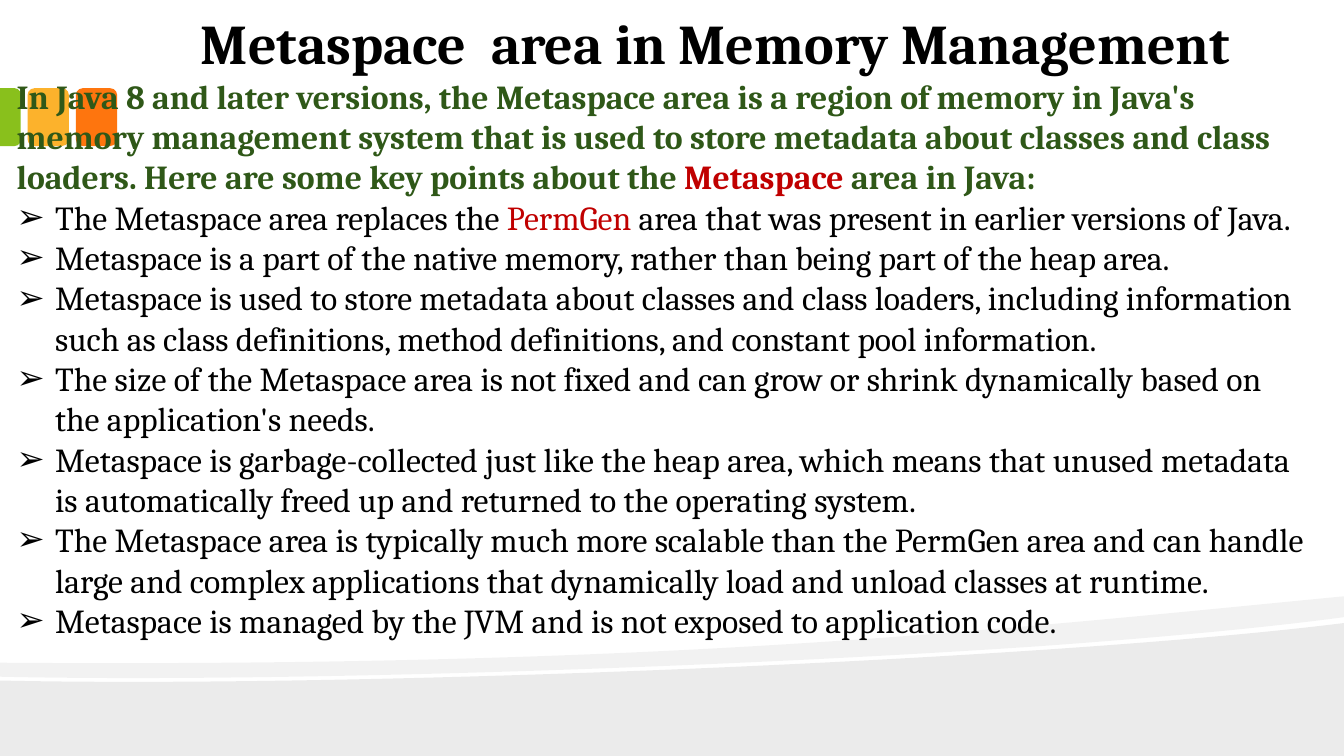
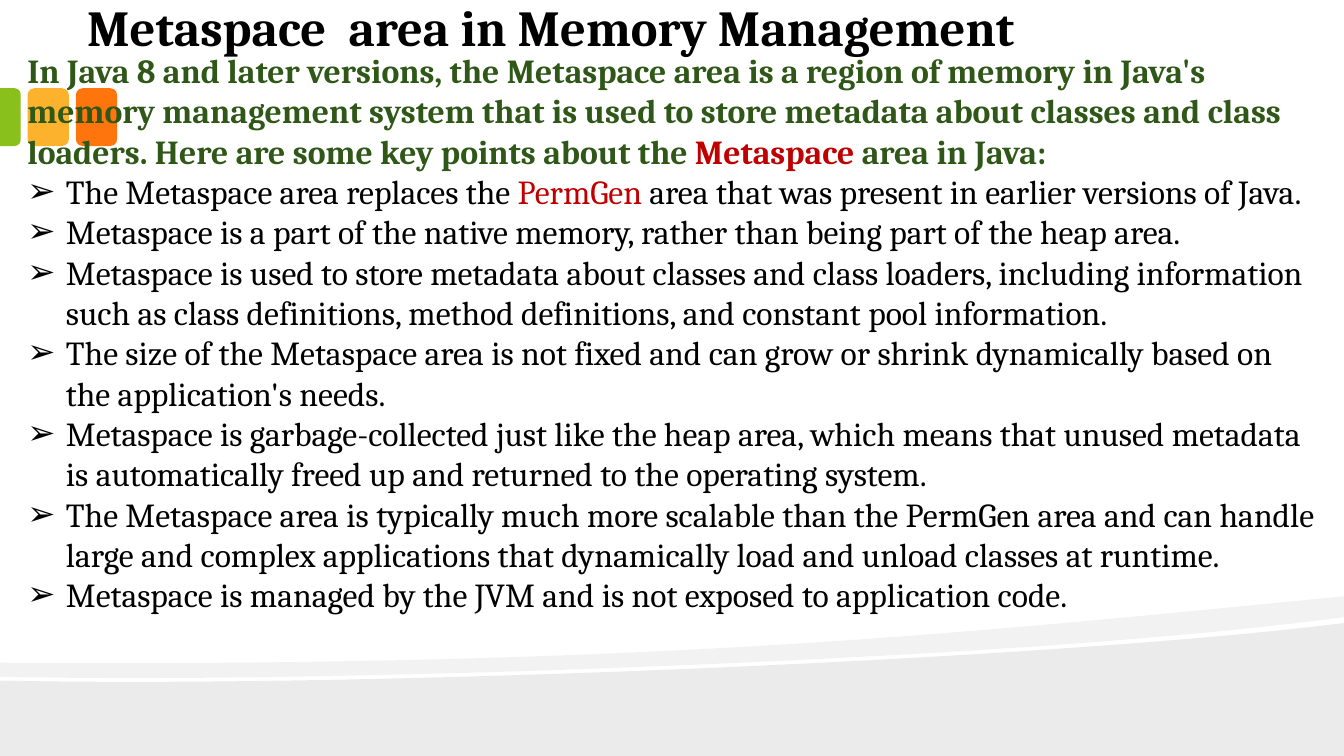
Before and after one commit to anirudhagaikwad/Java_Programming, a slide deck: slide 21 of Java_PPT/#1_Introduction_of_Java.pptx. Drawn at 1344x756 pixels with LibreOffice and Linux fonts; fonts in the diff are those of the drawing. Boxes give left, top, right and bottom in pixels: in the first picture for what was removed or moved away, otherwise in the second. Text is boxed around its words. In the diff, an @@ line names an element or a change of style, - is before the commit and + after.

```diff
--- a/Java_PPT/#1_Introduction_of_Java.pptx
+++ b/Java_PPT/#1_Introduction_of_Java.pptx
@@ text "Metaspace area in Memory Management": place and size @@
-text "Metaspace area in Memory Management" at box(201, 25, 1230, 77)
+text "Metaspace area in Memory Management" at box(87, 11, 1014, 57)
@@ text "Metaspace area in Memory Management" at box(87, 11, 1014, 57): size 40 to 36 pt @@
@@ text "In Java 8 and later ...": place and size @@
-text "In Java 8 and later ..." at box(17, 78, 1304, 641)
+text "In Java 8 and later ..." at box(27, 52, 1315, 615)
```
Also in this commit, not shown: 4 other slides changed, 3 slides added, 3 slides removed, 16 other files.
